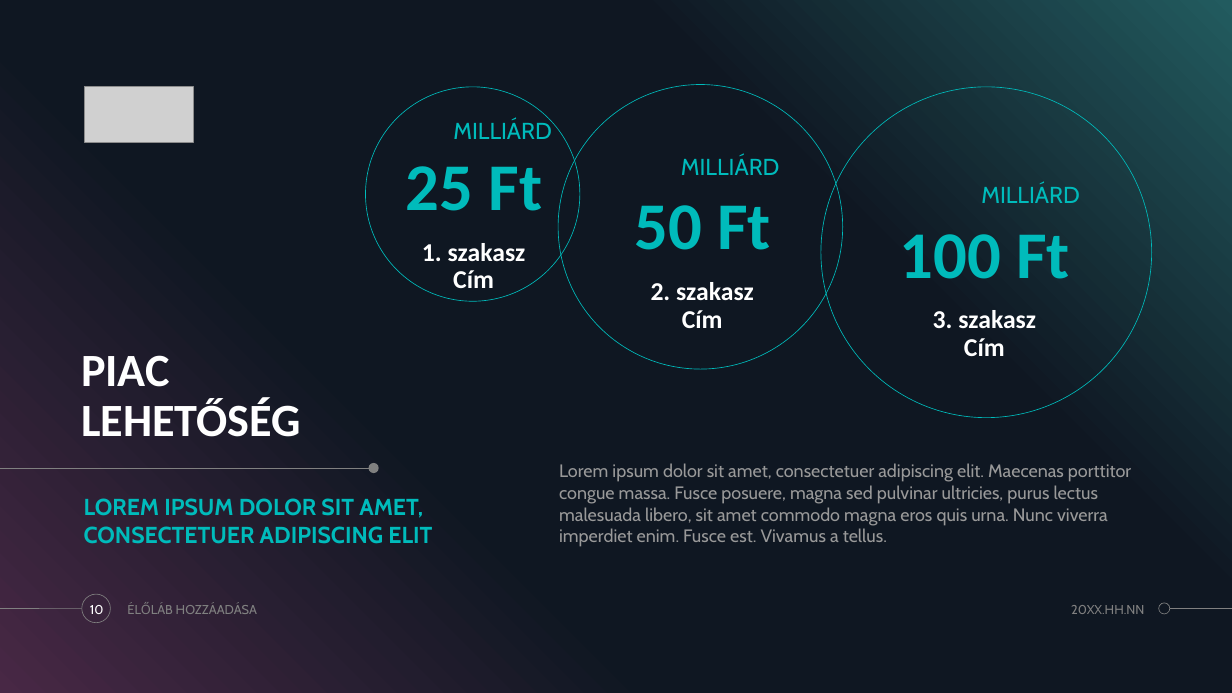
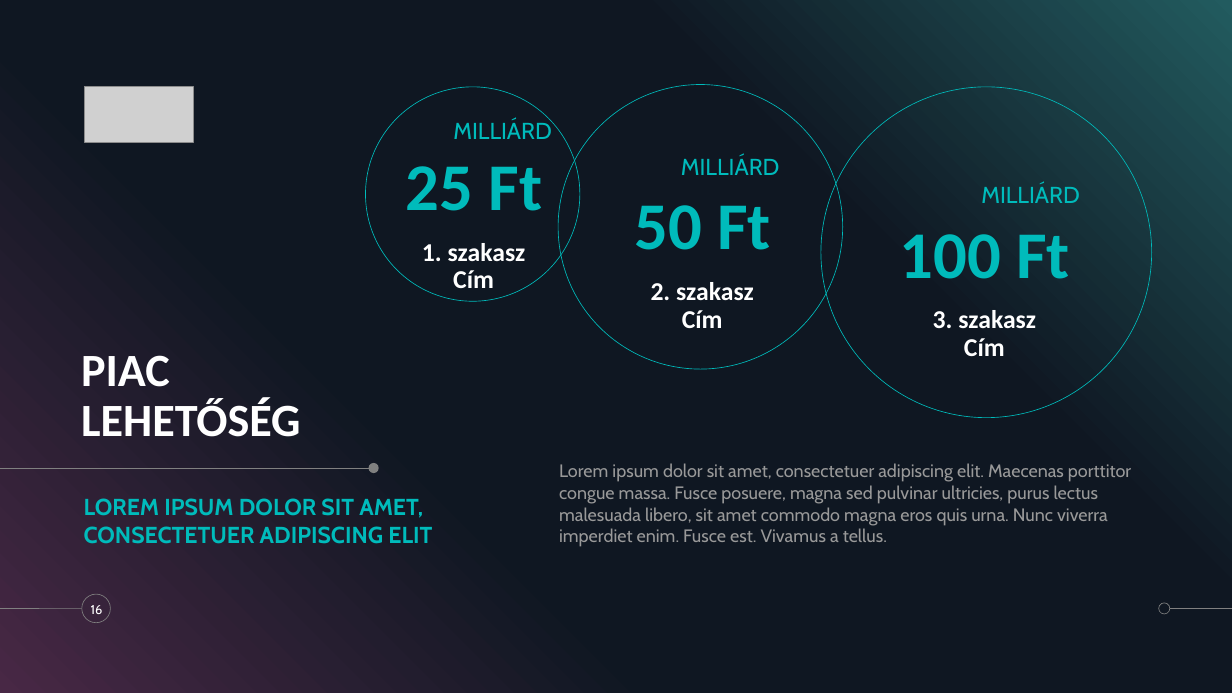
Before and after one commit to MonostoriMark/13_S1_2_vizsgaremek, a slide deck: slide 16 of HOTELFLOW.pptx (slide 10 before the commit). Drawn at 1232x693 pixels with LibreOffice and Linux fonts; fonts in the diff are those of the drawing; grey boxes stand for pictures. Boxes give left, top, right and bottom in pixels: in the first picture for what was removed or moved away, otherwise in the second. Text is boxed around its words. In the diff, an @@ line names an element or a change of style, - is before the commit and + after.

```diff
--- a/HOTELFLOW.pptx
+++ b/HOTELFLOW.pptx
@@ page number at (91,605,103,614): text changed @@
-10
+16
@@ text removed at (176,605,257,614) @@
-ÉLŐLÁB HOZZÁADÁSA
@@ text removed at (1071,605,1144,614) @@
-20XX.HH.NN
```
Also in this commit, not shown: 9 other slides changed, 5 slides added, 14 slides removed.
